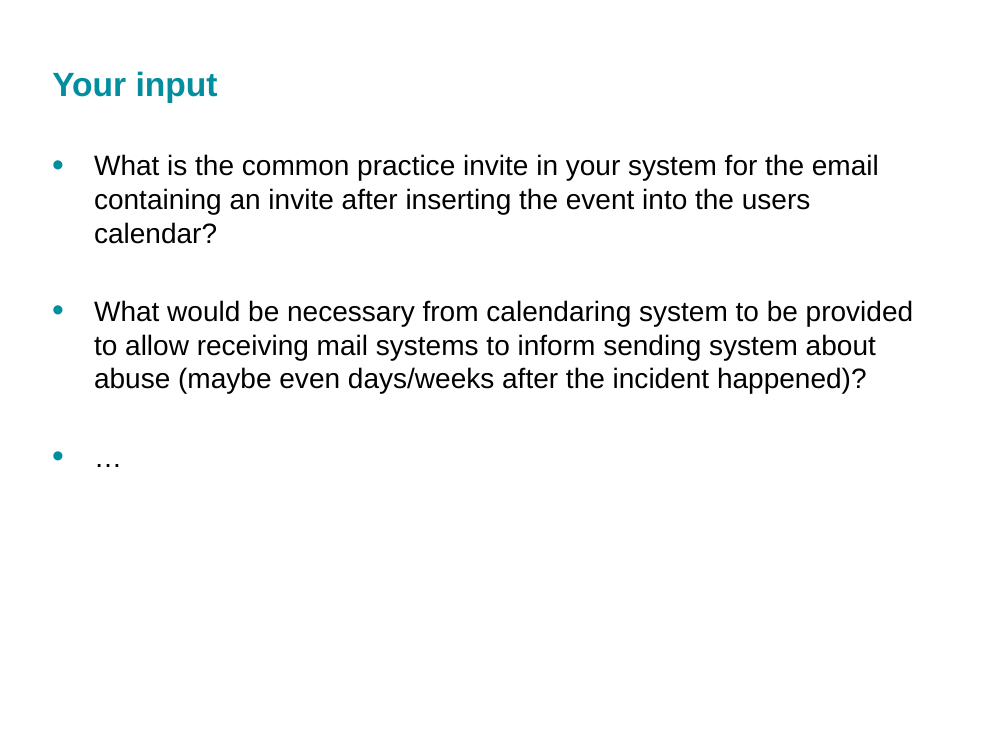
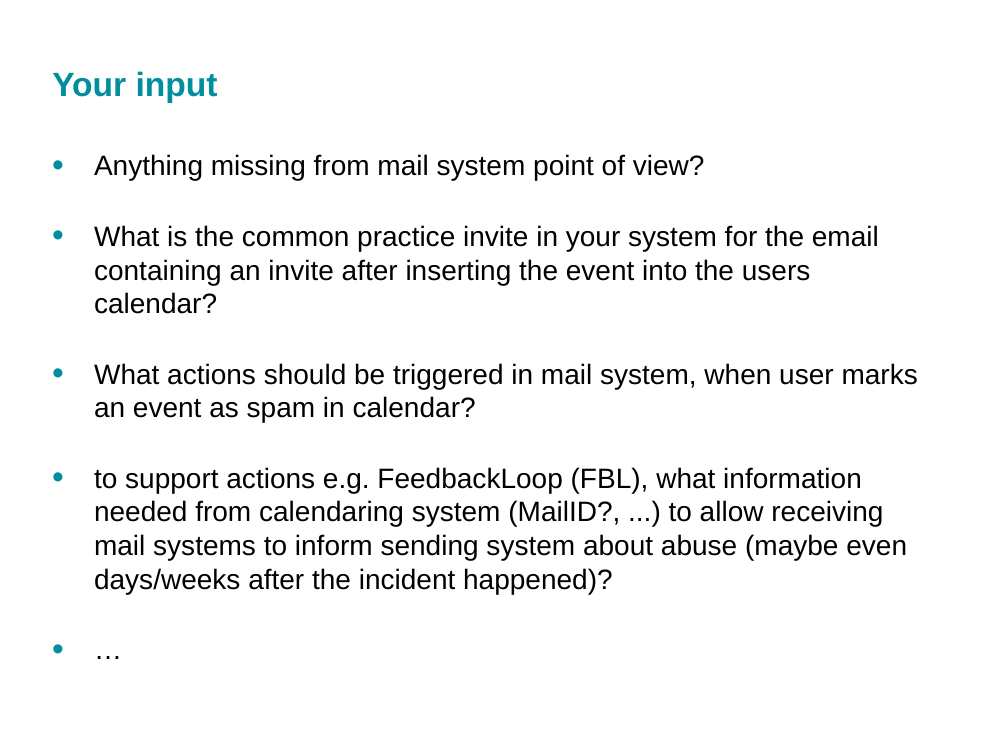
Before and after one commit to CalConnect/TC-CALSPAM, a slide deck: slide 13 of Process_M3AAWG/2018-06-M3AAWG43-CalendarSpam.pptx. Drawn at 1008x756 pixels with LibreOffice and Linux fonts; fonts in the diff are those of the drawing; background and template pictures are left out. Boxes give left, top, right and bottom in pixels: in the first picture for what was removed or moved away, otherwise in the second. Text is boxed around its words. In the diff, an @@ line names an element or a change of style, - is before the commit and + after.

Commit message:
Update on slide 13: more questions

```diff
--- a/Process_M3AAWG/2018-06-M3AAWG43-CalendarSpam.pptx
+++ b/Process_M3AAWG/2018-06-M3AAWG43-CalendarSpam.pptx
@@ text at [94, 154, 705, 180]: paragraph added @@
+• Anything missing from mail system point of view?
@@ text at [94, 363, 918, 594]: text changed @@
-• What would be necessary from calendaring system to be provided to allow receiving mail systems to inform sending system about abuse (maybe even days/weeks after the incident happened)?
+• What actions should be triggered in mail system, when user marks an event as spam in calendar?
+• to support actions e.g. FeedbackLoop (FBL), what information needed from calendaring system (MailID?, ...) to allow receiving mail systems to inform sending system about abuse (maybe even days/weeks after the incident happened)?
```
